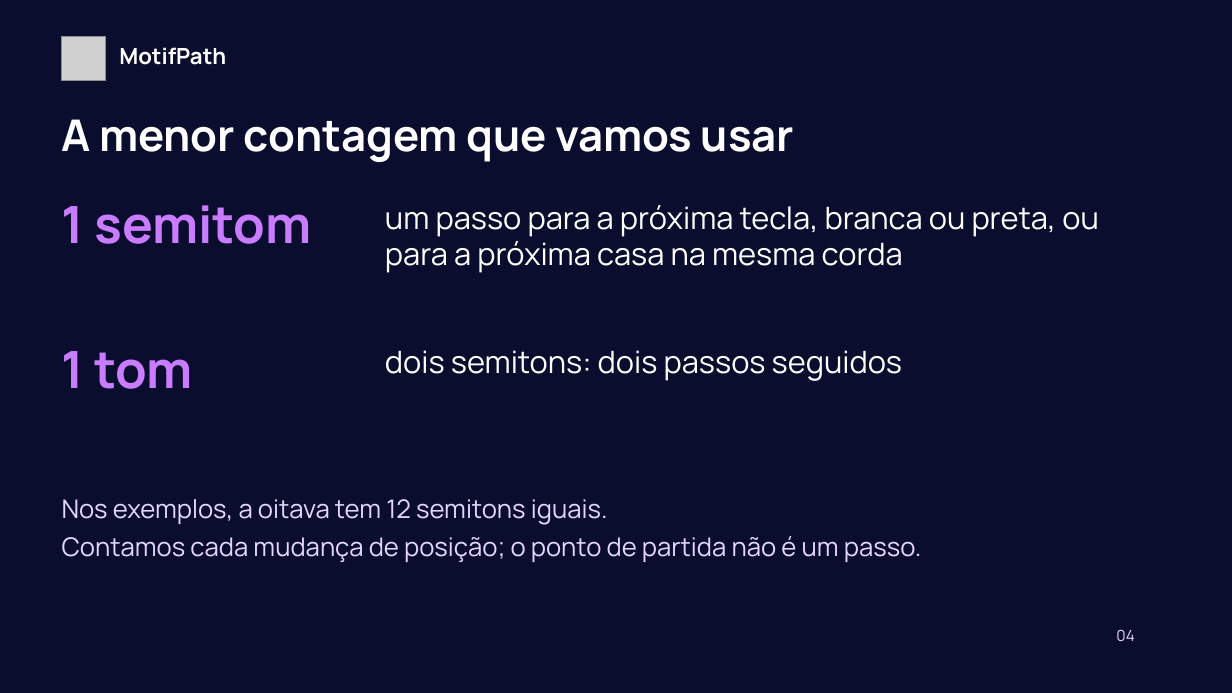
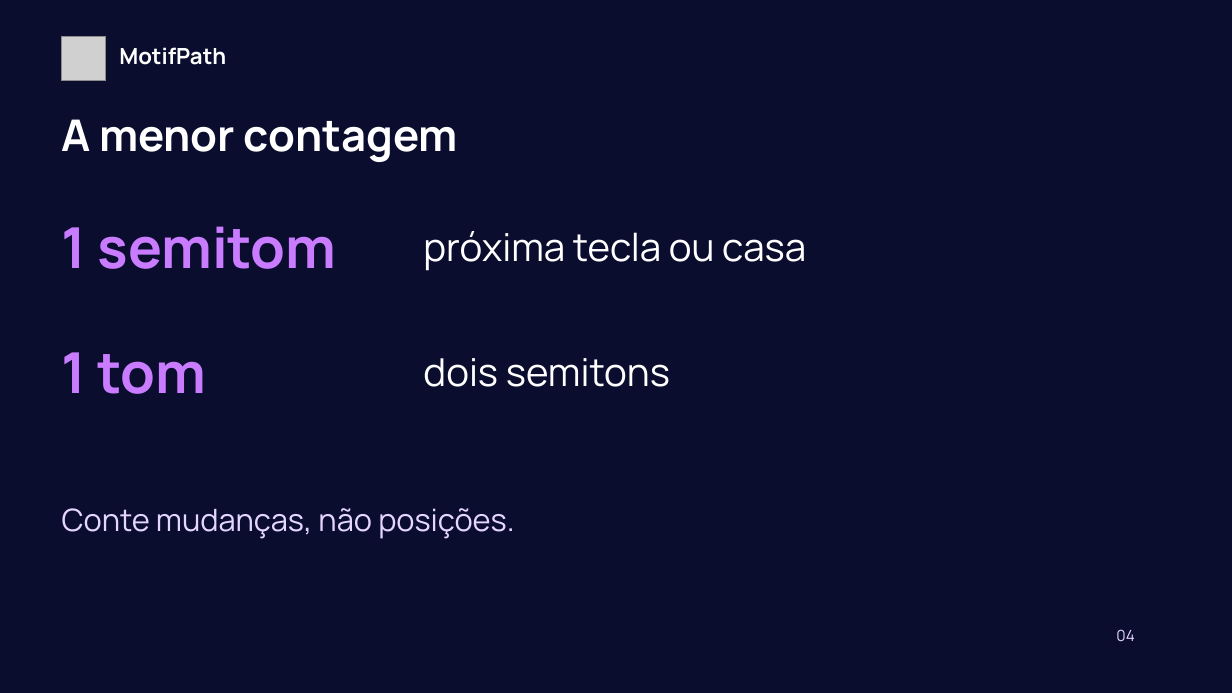
Before and after one commit to motifpath/motifpath-specs, a slide deck: slide 4 of curriculum/content/first-notes/slides/lesson-b.pt-BR.pptx. Drawn at 1232x693 pixels with LibreOffice and Linux fonts; fonts in the diff are those of the drawing; grey boxes stand for pictures. Boxes give left, top, right and bottom in pixels: in the first picture for what was removed or moved away, otherwise in the second. Text is boxed around its words. In the diff, an @@ line names an element or a change of style, - is before the commit and + after.

```diff
--- a/curriculum/content/first-notes/slides/lesson-b.pt-BR.pptx
+++ b/curriculum/content/first-notes/slides/lesson-b.pt-BR.pptx
@@ text at <box>62,119,458,162</box>: text changed @@
-A menor contagem que vamos usar
+A menor contagem
@@ text "1 semitom" at <box>62,226,337,269</box>: size 40 to 44 pt @@
@@ text "1 semitom": place and size @@
-text "1 semitom" at <box>62,205,311,244</box>
+text "1 semitom" at <box>62,226,337,269</box>
@@ text at <box>423,231,806,271</box>: text changed; size 24 to 30 pt @@
-um passo para a próxima tecla, branca ou preta, ou para a próxima casa na mesma corda
+próxima tecla ou casa
@@ text "1 tom" at <box>62,352,207,394</box>: size 40 to 44 pt @@
@@ text at <box>423,358,670,387</box>: text changed; size 24 to 30 pt @@
-dois semitons: dois passos seguidos
+dois semitons
@@ text at <box>62,508,514,539</box>: text changed; size 20 to 24 pt @@
-Nos exemplos, a oitava tem 12 semitons iguais.
-Contamos cada mudança de posição; o ponto de partida não é um passo.
+Conte mudanças, não posições.
```
Also in this commit, not shown: 11 other slides changed, 1 slide removed, 5 other files.
